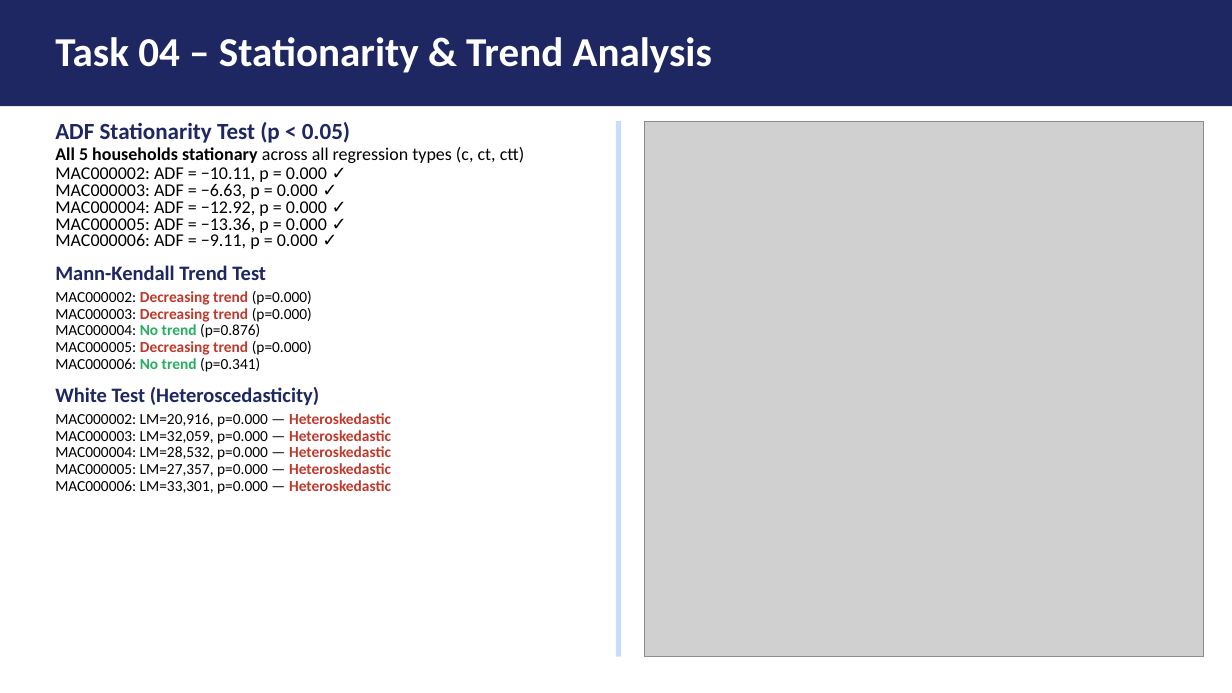
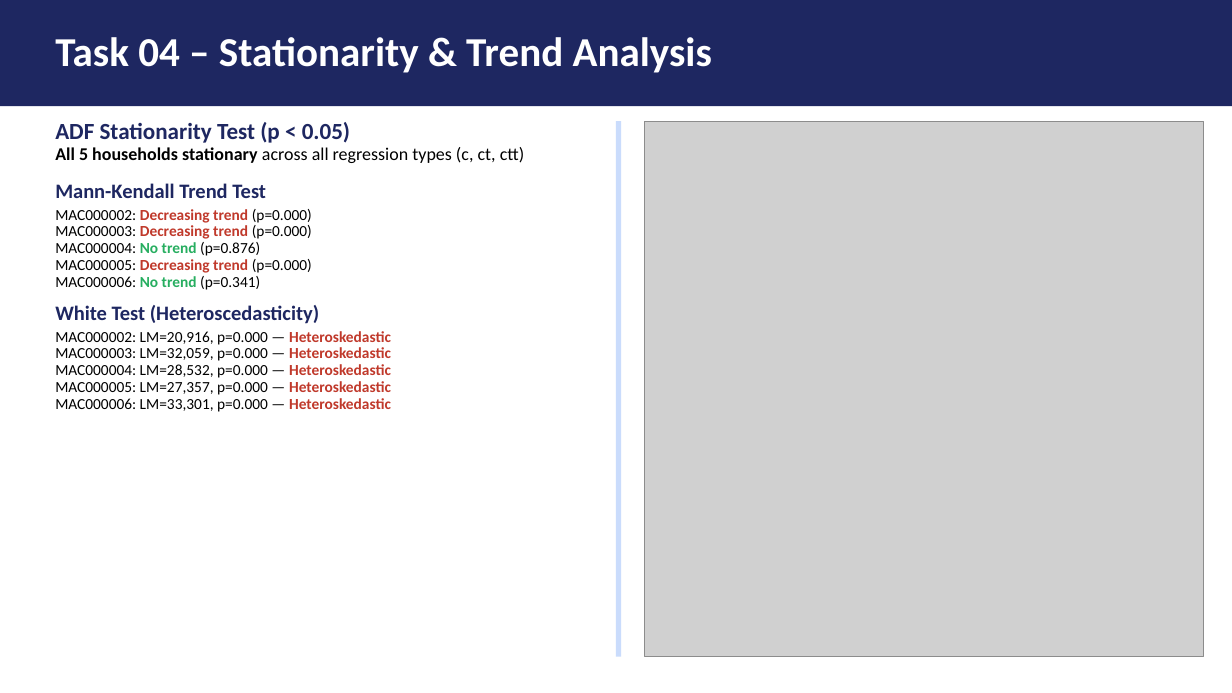
Before and after one commit to FVardi/PhD-Courses, a slide deck: slide 3 of Deep learning for time-series/Assignment 2/Presentation.pptx. Drawn at 1232x693 pixels with LibreOffice and Linux fonts; fonts in the diff are those of the drawing; grey boxes stand for pictures. Boxes give left, top, right and bottom in pixels: in the first picture for what was removed or moved away, otherwise in the second. Text is boxed around its words. In the diff, an @@ line names an element or a change of style, - is before the commit and + after.

```diff
--- a/Deep learning for time-series/Assignment 2/Presentation.pptx
+++ b/Deep learning for time-series/Assignment 2/Presentation.pptx
@@ text at <box>55,167,327,249</box>: paragraphs removed @@
-MAC000002: ADF = −10.11, p = 0.000 ✓
-MAC000003: ADF = −6.63, p = 0.000 ✓
-MAC000004: ADF = −12.92, p = 0.000 ✓
-MAC000005: ADF = −13.36, p = 0.000 ✓
-MAC000006: ADF = −9.11, p = 0.000 ✓
```
Also in this commit, not shown: 4 other slides changed, 4 other files.
